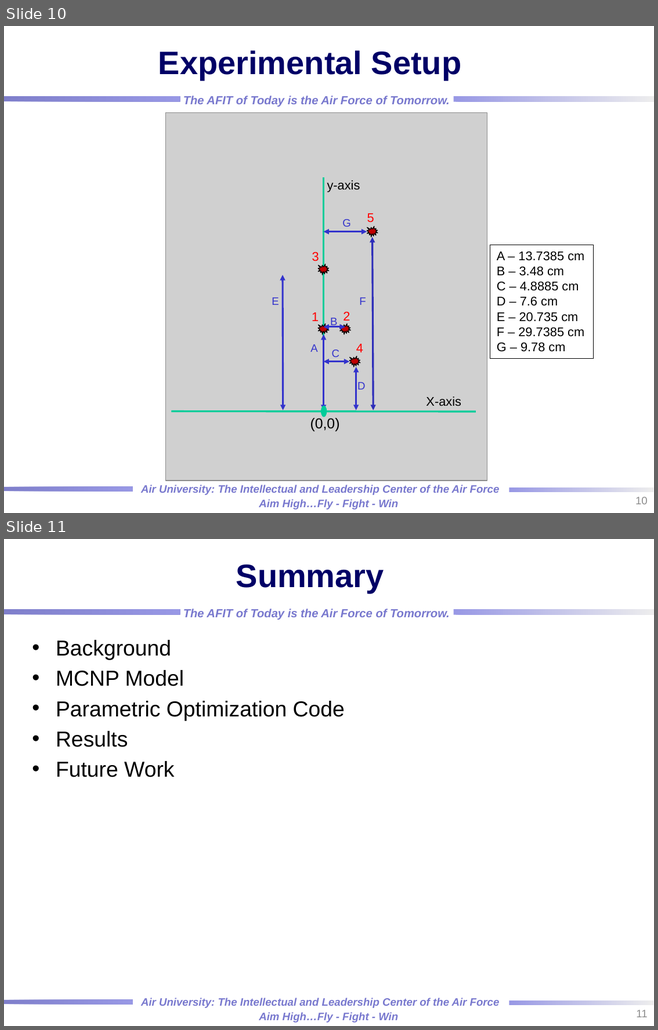
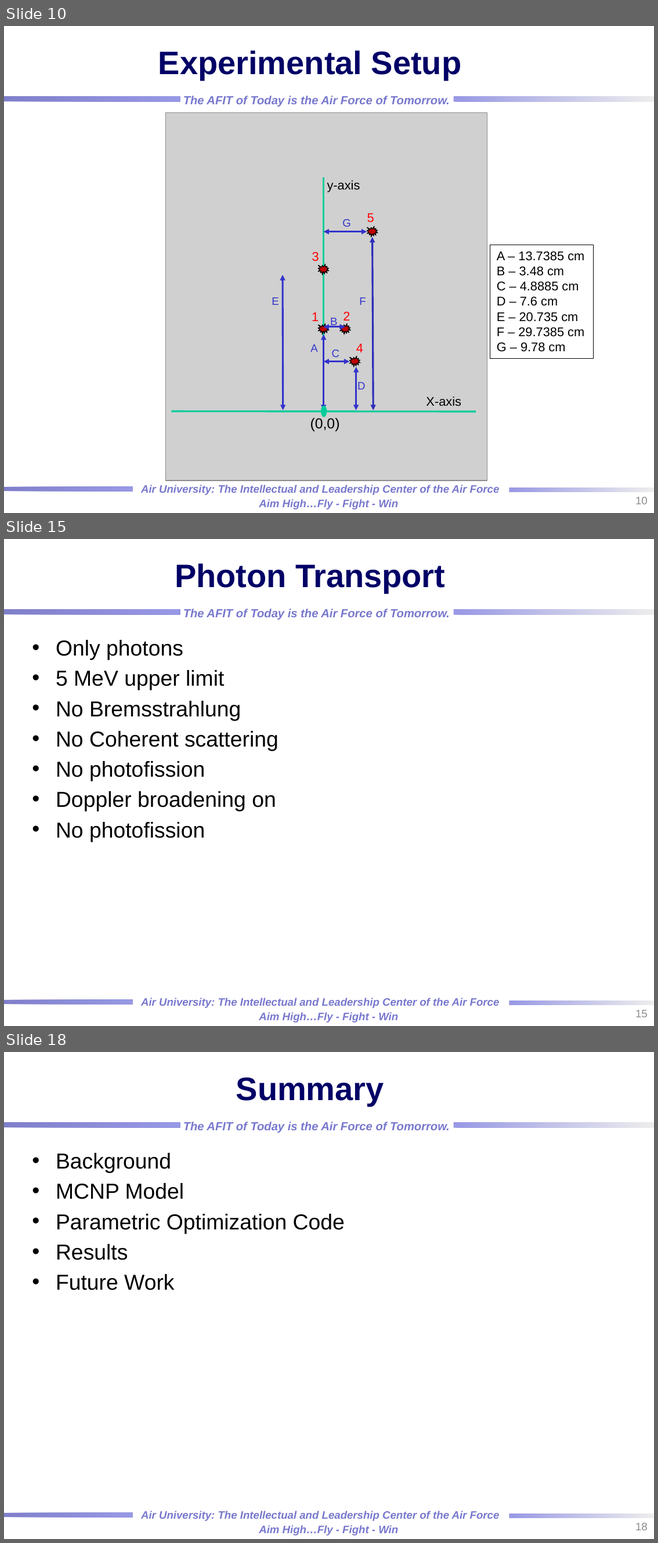
Before and after one commit to rtorzilli/GeDetector-Project, a slide deck: Report/HPGe_Automation Optimization_MCNP_Model.pptx. Shown one above the other, each under a label of ours: slides 10 and 11 before the commit, slides 10, 15 and 18 after it; the slides between them are not shown. The pictures are 658x1030 and 658x1543 pixels, drawn with LibreOffice and Linux fonts; fonts in the diff are those of the drawing; grey boxes stand for pictures; background and template pictures are left out. Boxes give left, top, right and bottom in pixels: in the first picture for what was removed or moved away, otherwise in the second. Text is boxed around its words. In the diff, an @@ line names an element or a change of style, - is before the commit and + after.

```diff
--- a/Report/HPGe_Automation Optimization_MCNP_Model.pptx
+++ b/Report/HPGe_Automation Optimization_MCNP_Model.pptx
@@ slide 15 added at (x1=4, y1=539, x2=654, y2=1026), background picture (left out); not listed: 7 template elements that a slide beside it also shows @@
@@ title added at (x1=175, y1=563, x2=445, y2=592), 36 pt, text #000066, bold @@
+Photon Transport
@@ text added at (x1=56, y1=640, x2=278, y2=842), 24 pt, text #000000 @@
+• Only photons
+• 5 MeV upper limit
+• No Bremsstrahlung
+• No Coherent scattering
+• No photofission
+• Doppler broadening on
+• No photofission
@@ page number added at (x1=635, y1=1010, x2=647, y2=1017), 12 pt, text #8C8C8C @@
+15
@@ what was slide 11 is now slide 18 @@
@@ page number at (x1=635, y1=1523, x2=647, y2=1530): text changed @@
-11
+18
```
Also in this commit, not shown: 1 slide changed, 5 other slides added, 1 slide removed, 1 other file.
